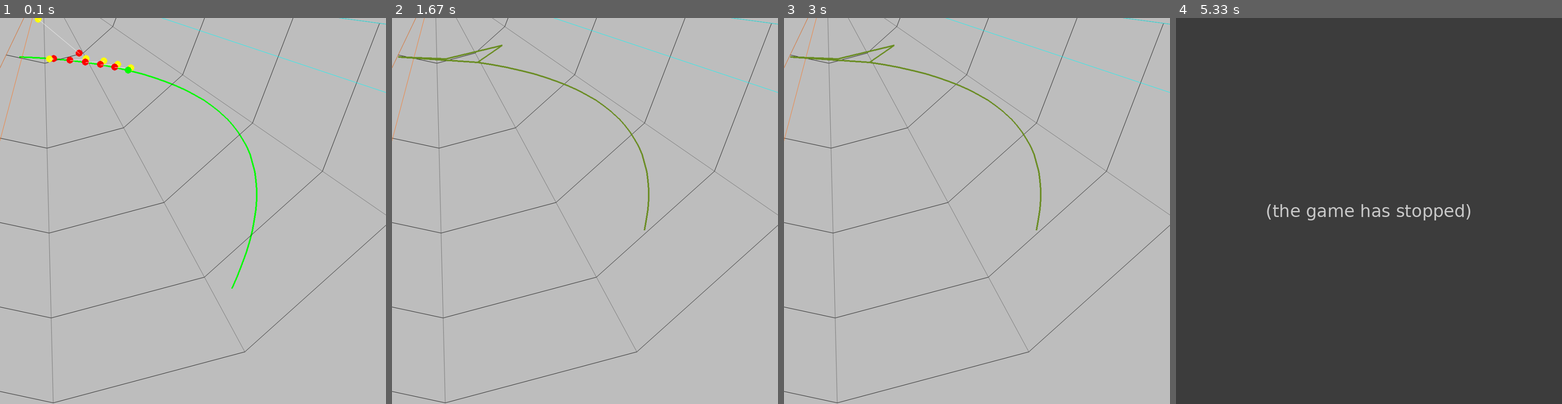
Above: before the commit, frames 1-4 (left to right).
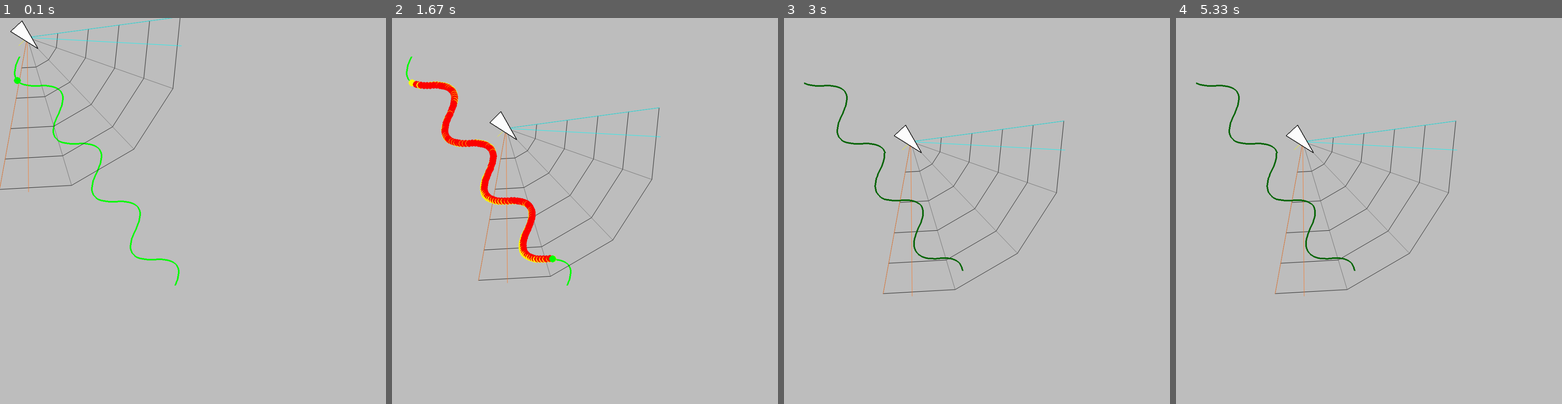
Above: after the commit, the same moments.

Repository: DoYouEvenStackSmash/active-target-coverage
Game: pygame game, started from src/test-multitrack.py
The game is run twice, just before and just after one commit, with the same random seed, the same clock (stepped at 60 frames per second) and the same inputs.
Inputs:
- Up to frame 1 (0.1 s): no input
- Up to frame 2 (1.67 s): no input
- Up to frame 3 (3 s): no input
- Up to frame 4 (5.33 s): no input

The runs differ from the first frame. In frame 1, 3.9% of the frame differs, in the area x 0-100%, y 0-100%; in frame 2, 4.9%; in frame 3, 3.7%; in frame 4, 99%.
Before the commit the program exited at 5.32 s; later frames show no game.

Commit message:
changes to test code and hyperparameters

Diff:
--- a/src/StreamingObjectTrackManager.py
+++ b/src/StreamingObjectTrackManager.py
@@ -39,7 +39,7 @@
         "avg_tolerance": 10,
         "track_lifespan": 2,
         "default_avg_dist": 10,
-        "radial_exclusion": 150,
+        "radial_exclusion": 60,
     }
     display_constants = {"trail_len": 0}
 
@@ -226,7 +226,7 @@
         while len(self.active_tracks) > 0:
             self.inactive_tracks.append(self.active_tracks.pop())
 
-    def link_all_tracks(self, min_len=0):
+    def link_all_tracks(self, min_len=2):
         """
         Resolve linked lists to make tracks externally traversible
         """
--- a/src/loco-handling/data-viz.py
+++ b/src/loco-handling/data-viz.py
@@ -3,7 +3,7 @@
 import matplotlib.pyplot as plt
 from LOCO.TopLoco import *
 
-buf = open("out.bin", "rb").read()
+buf = open("0_out.bin", "rb").read()
 buf = bytearray(buf)
 b = TopLoco.GetRootAsTopLoco(buf, 0)
 top_loco_t = TopLocoT.InitFromObj(b)
@@ -16,7 +16,7 @@
     for st in steps:
         err.append(annos[st].error)
     errors.append(err)
-plt.plot(errors[0])
+plt.plot(errors[1])
 plt.show()
 
 # print(c)
--- a/src/test-multitrack.py
+++ b/src/test-multitrack.py
@@ -190,9 +190,9 @@
     min_x, min_y = 50, 50
     max_x, max_y = 700, 700
     # origins = [(100,50)]#, (50,50)]#, (50,100)]
-    origins = [(50, 100)]#, (300, 600)]  # , 100), (50, 100)]
+    origins = [(50, 100)]  # , (300, 600)]  # , 100), (50, 100)]
     # origins.reverse()
-    destinations = [(600, 700), (950, 450), (100, 600), (700, 700), (700, 450)]
+    destinations = [(450, 700), (950, 450), (100, 600), (700, 700), (700, 450)]
     vertices = []
     vertices.append(gfn.get_isosceles_vertex(origins[0], destinations[0], -1, 45))
     # vertices.append(gfn.get_isosceles_vertex(origins[1], destinations[1]))
@@ -211,11 +211,11 @@
         pts.append(l2[-1])
         paths.append(pts)
     path_1 = []
-    # for p in paths:
-    #     for pt in p:
-    #         path_1.append(pt)
-    # paths = [path_1]
-    # paths[0] = get_lerp(origins[0], destinations[0])
+    for p in paths:
+        for pt in p:
+            path_1.append(pt)
+    paths = [path_1]
+    paths[0] = get_lerp(origins[0], destinations[0])
     print(paths)
 
     # paths[1].reverse()
@@ -228,7 +228,7 @@
     sensing_agent.ALLOW_TRANSLATION = True
     sensing_agent.ALLOW_ROTATION = True
     # theta, r = mfn.car2pol(origins[1], destinations[1])
-    sensing_agent.centered_sensor.fov_radius = 1100
+    sensing_agent.centered_sensor.fov_radius = 400
     sensing_agent.centered_sensor.fov_width = 3 * np.pi / 5
     # sensing_agent.exoskeleton.fov_theta = np.pi / 4
 
@@ -242,7 +242,7 @@
         render_path(screen, path, colors[i])
     pygame.display.update()
 
-    multitrack(screen, environment, paths, colors, 35)
+    multitrack(screen, environment, paths, colors, 180)
 
     time.sleep(10)
     sys.exit()
